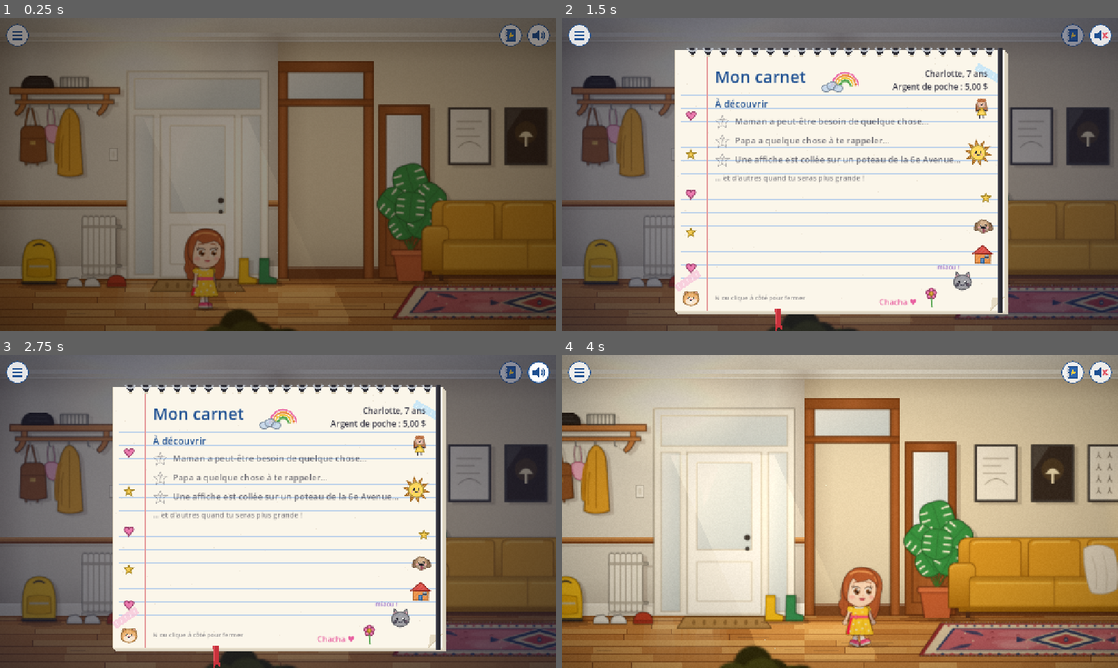
Above: before the commit, frames 1-4 (two rows, left to right).
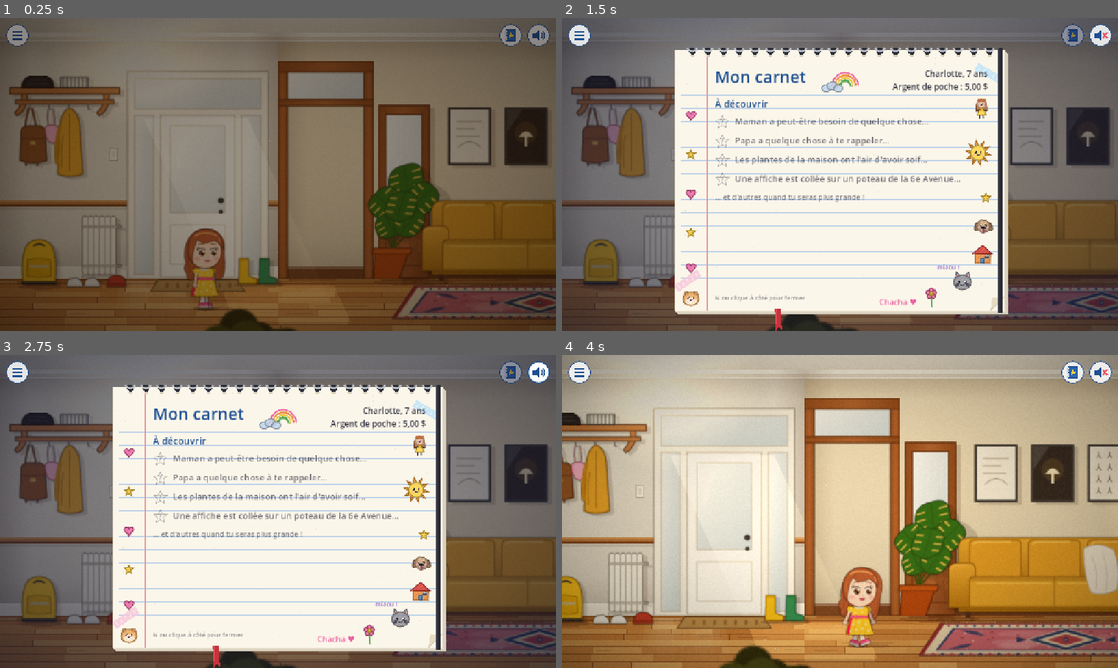
Above: after the commit, the same moments.

Repository: jullmg/jeux
Game: Godot game, scene res://scenes/house.tscn
Same seed, same stepped clock (60 frames per second), same inputs: the game is played once before the commit and once after it. This scene is started directly instead of the project's main scene.
Inputs (mouse positions are in pixels of both pictures, inside the frame that each line leads up to):
- Up to frame 1 (0.25 s): no input
- Up to frame 2 (1.5 s): tap Enter (ui_accept) at 0.5, 0.77, 1.07 s; move the mouse to (962, 158) at 0.52 s; hold Right (ui_right) 0.53-1.28 s; tap M at 0.6 s; click (962, 158) at 0.67 s; move the mouse to (728, 190) at 1.27 s; hold Left (ui_left) from 1.28 s (still down); tap N at 1.35 s
- Up to frame 3 (2.75 s): tap Enter (ui_accept) at 1.52, 1.82 s; release Left (ui_left) at 2 s; click (539, 373) at 2.02 s
- Up to frame 4 (4 s): click (1073, 373) at 2.77 s; move the mouse to (895, 442) at 3.52 s; hold Right (ui_right) from 3.53 s (still down); tap M at 3.6 s

The runs differ from the first frame. In frame 1, 1.8% of the frame differs, in the area x 66-81%, y 46-84%; in frame 2, 1.2%; in frame 3, 1.2%; in frame 4, 3.1%, in the area x 59-74%, y 46-84%.

Commit message:
Charlotte: two chores, tidying her room and watering the plants
Mom asks her to tidy up: toys and clothes on the bedroom floor fly back to their
places as she picks them up. Dad asks her to water the plants: she takes the
watering can from the kitchen and waters the three thirsty plants, which perk up.

Co-Authored-By: Claude Opus 5.5 <noreply@anthropic.com>

Diff:
--- a/Charlotte/scenes/house.gd
+++ b/Charlotte/scenes/house.gd
@@ -16,6 +16,11 @@
 const BEDROOM_DOOR_X := 6440.0
 const MOM_LINES := ["Bonjour ma chouette !", "As-tu faim ? Il y a des fruits.", "N'oublie pas de nourrir le hamster !", "Je t'aime, Chacha !"]
 const DAD_LINES := ["Salut Chacha !", "On va au parc tantôt ?", "As-tu fait un beau dessin ?", "Tu veux jouer avec moi ?"]
+# What's lying on the bedroom floor (kind, x in the bedroom), and where each goes when she tidies it away.
+const MESS := [["teddy", 230.0], ["sock", 540.0], ["book", 700.0], ["ball", 880.0], ["tshirt", 1060.0], ["crayons", 1240.0]]
+const PUT_AWAY := {"sock": Vector2(1340, 560), "tshirt": Vector2(1340, 560), "book": Vector2(1010, 300),
+	"crayons": Vector2(1180, 470), "ball": Vector2(800, 600), "teddy": Vector2(800, 600)}
+const CAN_X := KITCHEN_START + 470.0
 const SNACKS := [["apple", "Une pomme !"], ["yogurt", "Un yogourt !"], ["cheese", "Du fromage !"],
 	["grapes", "Des raisins !"], ["carrot", "Une carotte !"], ["cookie", "Un biscuit !"]]
 
@@ -32,6 +37,9 @@
 var _dad: Character
 var _mom_line := 0
 var _dad_line := 0
+# The house plants to water (id → sprite) and the watering can in the kitchen.
+var _plants := {}
+var _can: Sprite2D
 
 
 func _ready() -> void:
@@ -43,6 +51,7 @@
 	_build_family()
 	_build_switches()
 	_spawn_charlotte(470.0)
+	_build_chores()
 	_build_doors()
 	_enter_area(BEDROOM if _charlotte.position.x >= BEDROOM.x else HALL)
 	_finish([[700.0, "plant"], [1900.0, "plant"], [2900.0, "plant"], [5400.0, "plushie"], [6250.0, "plant"]])
@@ -80,8 +89,8 @@
 	add_child(DoorSpot.make(Rect2(_dad.position.x - 55.0, 330, 110, 340), _talk_to_dad, _dad.position.x - 90.0))
 	# A "!" over whoever has a quest for Charlotte, or is waiting for what she brings.
 	add_child(QuestMark.make(_mom.position + Vector2(0, -350), func() -> bool:
-		return Quests.available("milk") or Quests.active("milk") and GameState.flags.get("has_milk", false)))
-	add_child(QuestMark.make(_dad.position + Vector2(0, -360), func() -> bool: return Quests.available("hamster")))
+		return Quests.available("milk") or Quests.available("menage") or Quests.active("milk") and GameState.flags.get("has_milk", false)))
+	add_child(QuestMark.make(_dad.position + Vector2(0, -360), func() -> bool: return Quests.available("hamster") or Quests.available("plants")))
 
 
 # Mom asks for milk, sends her to the dépanneur, and thanks her when she brings it home.
@@ -94,6 +103,10 @@
 		_say(_mom, "Chacha, peux-tu aller me chercher\ndu lait au dépanneur ?", 380.0, 3.5)
 	elif Quests.active("milk"):
 		_say(_mom, "Le dépanneur est au coin\nde la rue Dandurand !", 380.0)
+	elif Quests.start("menage"):
+		_say(_mom, "Ta chambre est en désordre,\nva la ranger, ma chouette !", 380.0, 3.5)
+	elif Quests.active("menage"):
+		_say(_mom, "As-tu fini de ranger\nta chambre ?", 380.0)
 	else:
 		_say(_mom, MOM_LINES[_mom_line % MOM_LINES.size()], 350.0)
 		_mom_line += 1
@@ -102,9 +115,130 @@
 func _talk_to_dad() -> void:
 	if Quests.start("hamster"):
 		_say(_dad, "Avant le dodo, n'oublie pas\nde nourrir ton hamster !", 390.0, 3.5)
+	elif Quests.start("plants"):
+		_say(_dad, "Les plantes ont soif ! L'arrosoir\nest dans la cuisine.", 390.0, 3.5)
+	elif Quests.active("plants"):
+		_say(_dad, "Une au salon, une dans le corridor,\nune dans ta chambre !", 390.0, 3.5)
 	else:
 		_say(_dad, DAD_LINES[_dad_line % DAD_LINES.size()], 360.0)
 		_dad_line += 1
+
+
+# ── Chores: tidying her room, watering the plants ───────────
+
+func _build_chores() -> void:
+	var tidied: Array = GameState.flags.get("tidied", [])
+	if not Quests.done("menage"):
+		for m in MESS:
+			if tidied.has(m[0]):
+				continue
+			var item := _put(InteriorArt.mess(m[0]), BEDROOM.x + m[1], 690.0, 1.15)
+			add_child(DoorSpot.make(Rect2(item.position - Vector2(6, 10), Vector2(104, 66)), _tidy.bind(m[0], item), BEDROOM.x + m[1] + 32.0))
+	for id in _plants:
+		var plant: Sprite2D = _plants[id]
+		if _thirsty(id):
+			plant.modulate = Color(0.86, 0.74, 0.38)
+			plant.skew = 0.2
+		var area := Rect2(plant.position, plant.texture.get_size() * plant.scale)
+		add_child(DoorSpot.make(area, _water.bind(id), area.get_center().x - 50.0))
+	_can = _put(InteriorArt.watering_can(), CAN_X, 606.0, 0.55, "floor")
+	add_child(DoorSpot.make(Rect2(_can.position - Vector2(10, 20), Vector2(86, 70)), _take_can, CAN_X + 30.0))
+	add_child(QuestMark.make(_can.position + Vector2(33, -40), func() -> bool:
+		return Quests.active("plants") and not GameState.flags.get("has_can", false), 0.8))
+	if GameState.flags.get("has_can", false):
+		_hold_can.call_deferred()
+
+
+func _thirsty(id: String) -> bool:
+	return not Quests.done("plants") and not (GameState.flags.get("watered", []) as Array).has(id)
+
+
+# She crouches, picks it up, and it flies to its place (the laundry basket, the toys, the bookshelf, the desk).
+func _tidy(kind: String, item: Sprite2D) -> void:
+	if not is_instance_valid(item) or item.has_meta("taken"):
+		return
+	item.set_meta("taken", true)
+	Quests.start("menage")
+	_charlotte.pet(0.7, 1.0)
+	Sfx.play("pop", item.position)
+	var to: Vector2 = BEDROOM.x * Vector2.RIGHT + PUT_AWAY[kind]
+	var tween := create_tween()
+	tween.tween_interval(0.35)
+	tween.tween_property(item, "position", to, 0.5).set_trans(Tween.TRANS_QUAD).set_ease(Tween.EASE_OUT)
+	tween.parallel().tween_property(item, "scale", item.scale * 0.5, 0.5)
+	tween.parallel().tween_property(item, "modulate:a", 0.0, 0.5)
+	tween.tween_callback(item.queue_free)
+	var tidied: Array = GameState.flags.get("tidied", [])
+	tidied.append(kind)
+	GameState.flags["tidied"] = tidied
+	if tidied.size() >= MESS.size():
+		GameState.flags.erase("tidied")
+		_say(_charlotte, "Ma chambre est toute propre !", 300.0)
+		Quests.complete("menage")
+
+
+func _take_can() -> void:
+	if Quests.done("plants") or GameState.flags.get("has_can", false):
+		_say(_charlotte, "C'est l'arrosoir.", 300.0)
+		return
+	if LostCats.carrying() != "":
+		_say(_charlotte, "J'ai les mains pleines !", 300.0)
+		return
+	Quests.start("plants")
+	GameState.flags["has_can"] = true
+	Sfx.play("pop", _can.position)
+	_hold_can()
+
+
+func _hold_can() -> void:
+	_can.visible = false
+	var held := Sprite2D.new()
+	held.texture = _can.texture
+	held.scale = Vector2.ONE * 0.5
+	held.offset = Vector2(20, -10)
+	_charlotte.carry(held)
+
+
+func _water(id: String) -> void:
+	var plant: Sprite2D = _plants[id]
+	if not _thirsty(id):
+		_say(_charlotte, "Elle a assez bu !" if Quests.done("plants") or Quests.active("plants") else "Elle est belle, cette plante.", 300.0)
+		return
+	if not GameState.flags.get("has_can", false):
+		_say(_charlotte, "Elle a soif… Il me faut\nl'arrosoir de la cuisine !", 300.0, 3.0)
+		return
+	# Water pours from the can onto the pot; the plant perks up and greens again.
+	var size := plant.texture.get_size() * plant.scale
+	var pot := plant.position + Vector2(size.x * 0.5, size.y * 0.75)
+	for i in 14:
+		var drop := Sprite2D.new()
+		drop.texture = PropArt.flake()
+		drop.modulate = Color(0.55, 0.78, 1.0, 0.9)
+		drop.scale = Vector2.ONE * 0.35
+		drop.position = _charlotte.position + Vector2(40.0 * _charlotte.facing, -150.0)
+		add_child(drop)
+		var tween := create_tween()
+		tween.tween_interval(i * 0.06)
+		tween.tween_property(drop, "position", pot + Vector2(randf_range(-20, 20), randf_range(-10, 10)), 0.45).set_trans(Tween.TRANS_QUAD).set_ease(Tween.EASE_IN)
+		tween.tween_callback(drop.queue_free)
+	Sfx.play("swoosh", pot)
+	var perk := create_tween()
+	perk.tween_interval(0.8)
+	perk.tween_property(plant, "modulate", Color.WHITE, 0.8)
+	perk.parallel().tween_property(plant, "skew", 0.0, 0.8).set_trans(Tween.TRANS_BACK)
+	var watered: Array = GameState.flags.get("watered", [])
+	watered.append(id)
+	GameState.flags["watered"] = watered
+	if watered.size() >= _plants.size():
+		GameState.flags.erase("watered")
+		GameState.flags.erase("has_can")
+		perk.tween_callback(func():
+			_charlotte.carry(null)
+			_can.visible = true
+			_say(_charlotte, "Toutes les plantes ont bu !", 300.0)
+			Quests.complete("plants"))
+	else:
+		_say(_charlotte, "Bois, petite plante !", 300.0)
 
 
 func _family_member(look: CharacterLook, x: float, facing: int) -> Character:
@@ -330,7 +464,7 @@
 func _build_salon() -> void:
 	_put(InteriorArt.rug(), 900.0, 694.0, 0.9)
 	_plate(1700.0, 560.0, true)
-	_put(InteriorArt.monstera(), 860.0, 606.0, 0.85, "floor")
+	_plants["salon"] = _put(InteriorArt.monstera(), 860.0, 606.0, 0.85, "floor")
 	for i in 3:
 		_put(InteriorArt.poster(i), 1030.0 + i * 130.0, 340.0, 0.85, "wall")
 	_put(InteriorArt.floor_lamp(), 1470.0, 604.0, 0.9, "floor")
@@ -357,7 +491,7 @@
 	_put(InteriorArt.recycling_bin(), 2985.0, 608.0, 1.0, "floor")
 	_put(InteriorArt.panel_door(), CHACHA_DOOR_X, WALL_BASE)
 	_chacha_sign(Vector2(CHACHA_DOOR_X + 75.0, 330.0))
-	_put(InteriorArt.monstera(), 3300.0, 606.0, 0.55, "floor")
+	_plants["corridor"] = _put(InteriorArt.monstera(), 3300.0, 606.0, 0.55, "floor")
 	_put(InteriorArt.kitchen(), KITCHEN_START, WALL_BASE)
 	_fridge_art = Node2D.new()
 	add_child(_fridge_art)
@@ -380,6 +514,7 @@
 		return Quests.active("hamster") and not GameState.flags.get("hamster_fed", false), 0.8))
 	_put(InteriorArt.terrarium(true), x + 30.0, 606.0, 0.85)
 	_put(InteriorArt.flower_painting(), x + 470.0, 330.0, 0.8, "wall")
+	_plants["chambre"] = _put(InteriorArt.monstera(), x + 282.0, 606.0, 0.42, "floor")
 	_put(InteriorArt.bed(), x + 360.0, 608.0, 0.8, "floor")
 	_put(InteriorArt.kid_table(), x + 830.0, 612.0, 0.75, "floor")
 	_put(InteriorArt.book_ledges(), x + 960.0, 470.0, 0.8, "wall")
--- a/Charlotte/world/interior_art.gd
+++ b/Charlotte/world/interior_art.gd
@@ -818,3 +818,47 @@
 			for p in [[24, 28], [38, 26], [30, 40], [42, 40], [22, 42]]:
 				s += '<circle cx="%s" cy="%s" r="3.5" fill="#5A3A22"/>' % p
 	return tex(64, 64, s)
+
+
+
+# ── Chores ──────────────────────────────────────────────────
+
+## Canvas 120x90: a green watering can, its spout to the right, "floor" at the bottom.
+static func watering_can() -> ImageTexture:
+	var s := '<path d="M22 30 H74 L70 86 H26 Z" fill="#4FA34A" stroke="#2F6A2A" stroke-width="3" stroke-linejoin="round"/>'
+	s += '<path d="M72 50 L112 22 L116 28 L76 62 Z" fill="#4FA34A" stroke="#2F6A2A" stroke-width="3" stroke-linejoin="round"/>'
+	s += '<ellipse cx="114" cy="25" rx="6" ry="8" fill="#3E8E3A" stroke="#2F6A2A" stroke-width="2" transform="rotate(-35 114 25)"/>'
+	s += '<path d="M30 30 Q48 2 66 30" stroke="#2F6A2A" stroke-width="6" fill="none" stroke-linecap="round"/>'
+	s += '<rect x="28" y="40" width="10" height="38" fill="#FFFFFF" opacity="0.25"/>'
+	return tex(120, 90, s)
+
+
+## The things lying on Charlotte's bedroom floor until she tidies up. Canvas 80x50, "floor" at the bottom.
+static func mess(kind: String) -> ImageTexture:
+	var s := '<ellipse cx="40" cy="47" rx="30" ry="3" fill="#000000" opacity="0.15"/>'
+	match kind:
+		"sock":
+			s += '<path d="M22 14 H40 V32 Q40 40 50 40 H60 Q66 40 66 46 H34 Q22 46 22 34 Z" fill="#F2A7B9" stroke="#C26A84" stroke-width="2"/>'
+			for y in [20, 28]:
+				s += '<rect x="22" y="%d" width="18" height="4" fill="#FFFFFF" opacity="0.8"/>' % y
+		"book":
+			s += '<path d="M14 44 L40 36 L66 44 L40 48 Z" fill="#F4F1EA" stroke="#9A948A" stroke-width="1.5"/>'
+			s += '<path d="M12 46 L40 38 L40 42 L14 49 Z" fill="#3D7FD0"/><path d="M68 46 L40 38 L40 42 L66 49 Z" fill="#2F65A8"/>'
+		"ball":
+			s += '<circle cx="40" cy="30" r="16" fill="#E74C3C" stroke="#9E2420" stroke-width="2"/>'
+			s += '<path d="M24 30 Q40 22 56 30" stroke="#FFFFFF" stroke-width="4" fill="none"/><circle cx="34" cy="24" r="4" fill="#FFFFFF" opacity="0.5"/>'
+		"tshirt":
+			s += '<path d="M18 30 L30 22 H50 L62 30 L56 36 L52 33 V46 H28 V33 L24 36 Z" fill="#F2C230" stroke="#B5891E" stroke-width="2" stroke-linejoin="round"/>'
+			s += '<circle cx="40" cy="36" r="4" fill="#E85FA0"/>'
+		"crayons":
+			s += '<rect x="20" y="34" width="26" height="12" fill="#3D8BD9" stroke="#2B5E9A" stroke-width="1.5"/>'
+			var colors := ["#E74C3C", "#F1C40F", "#2ECC71", "#9B59B6"]
+			for i in 4:
+				s += '<path d="M%d %d l18 -4 l3 3 l-18 4 z" fill="%s"/>' % [44 + i * 2, 40 + i * 2 - 8, colors[i]]
+		_:
+			# A teddy bear, fallen on its back.
+			s += '<ellipse cx="44" cy="36" rx="18" ry="11" fill="#C49A6C" stroke="#7E5E3A" stroke-width="2"/>'
+			s += '<circle cx="22" cy="32" r="11" fill="#C49A6C" stroke="#7E5E3A" stroke-width="2"/>'
+			s += '<circle cx="16" cy="22" r="4" fill="#C49A6C" stroke="#7E5E3A" stroke-width="1.5"/><circle cx="26" cy="21" r="4" fill="#C49A6C" stroke="#7E5E3A" stroke-width="1.5"/>'
+			s += '<circle cx="19" cy="31" r="1.5" fill="#2B2B2B"/><circle cx="25" cy="31" r="1.5" fill="#2B2B2B"/>'
+	return tex(80, 50, s)
--- a/Charlotte/world/quests.gd
+++ b/Charlotte/world/quests.gd
@@ -5,7 +5,7 @@
 ## not there = still to discover, "active" = in her notebook, "done" = a star. The Notebook autoload shows
 ## them, and announces each new and finished one.
 
-const ORDER := ["milk", "hamster", "cat", "cat2", "cat3"]
+const ORDER := ["milk", "hamster", "menage", "plants", "cat", "cat2", "cat3"]
 const ALL := {
 	"milk": {
 		"title": "Maman a besoin de lait : va au dépanneur",
@@ -18,6 +18,18 @@
 		"hint": "Sa gamelle est dans le terrarium, sur la commode de ta chambre.",
 		"find": "Papa a quelque chose à te rappeler…",
 		"age": 7, "reward": 0.5,
+	},
+	"menage": {
+		"title": "Range ta chambre",
+		"hint": "Ramasse les jouets et les vêtements qui traînent par terre dans ta chambre.",
+		"find": "Maman trouve que ta chambre est un peu en désordre…",
+		"age": 7, "after": "milk", "reward": 1.0,
+	},
+	"plants": {
+		"title": "Arrose les plantes",
+		"hint": "L'arrosoir est dans la cuisine. Une plante au salon, une dans le corridor, une dans ta chambre.",
+		"find": "Les plantes de la maison ont l'air d'avoir soif…",
+		"age": 7, "reward": 1.0,
 	},
 	"cat": {
 		"title": "Retrouve le chat perdu du voisin",
Not shown, changed: Charlotte/.claude/CLAUDE.md
